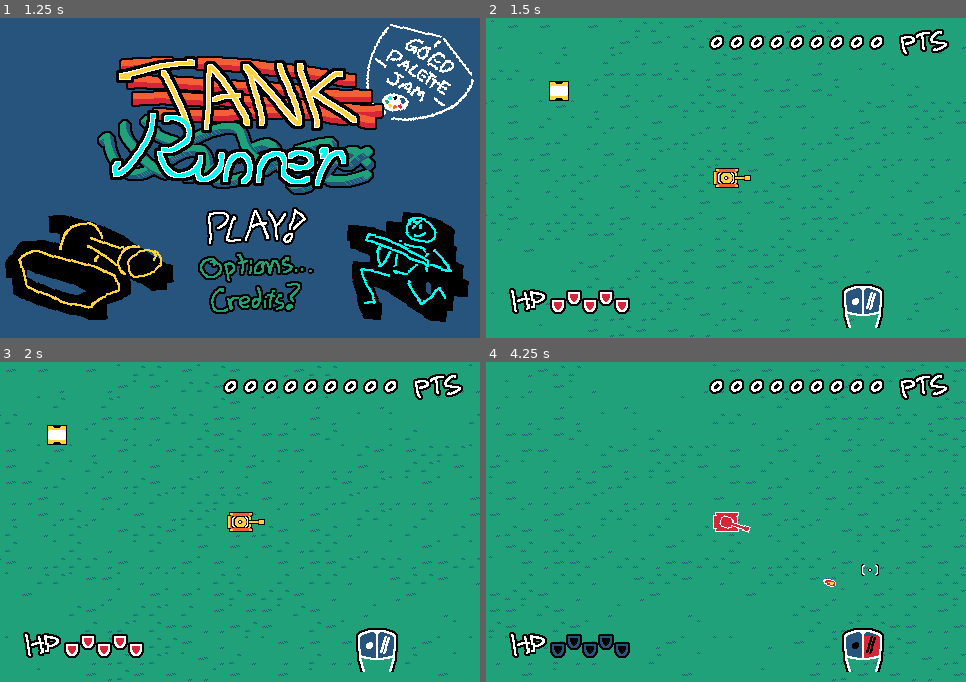
Above: before the commit, frames 1-4 (two rows, left to right).
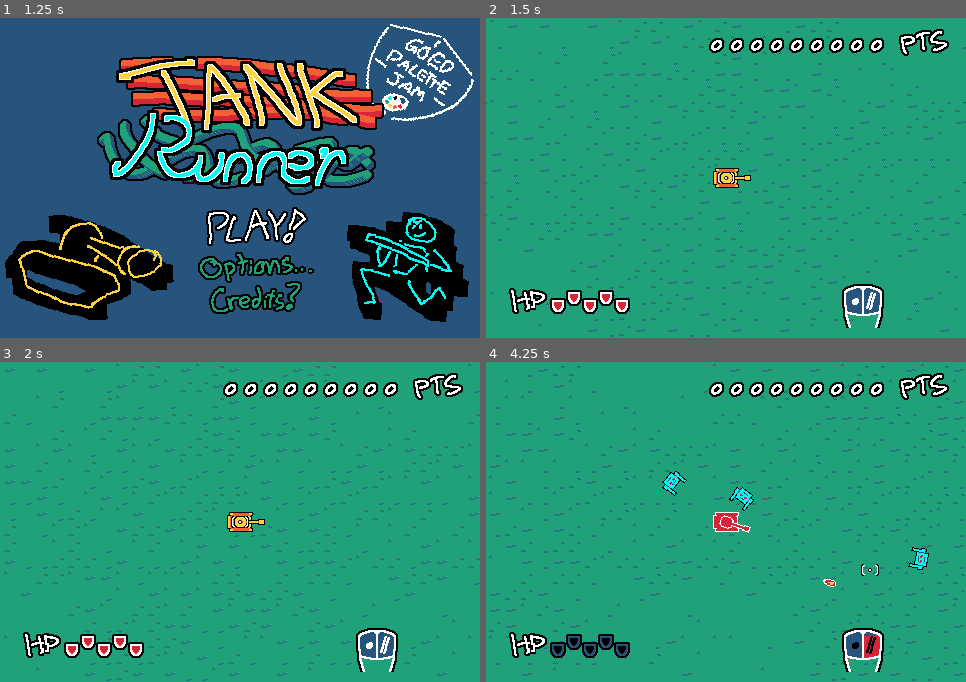
Above: after the commit, the same moments.

Repository: laffcat/jam_goed_palette
Game: Godot game, scene res://scenes/main_menu.tscn
Two runs of this game, one before a commit and one after it. Both use one fixed random seed, a clock stepped at 60 frames per second and the inputs below. Sound files missing from this copy of the repository are replaced by a short silence.
Inputs (mouse positions are in pixels of both pictures, inside the frame that each line leads up to):
- Up to frame 1 (1.25 s): move the mouse to (345, 162) at 0.52 s; hold D (right) from 0.53 s (still down); hold Space (jump) from 0.53 s (still down)
- Up to frame 2 (1.5 s): keep holding D (right); move the mouse to (630, 194) at 1.27 s; release Space (jump) at 1.28 s; click (630, 194) at 1.35 s
- Up to frame 3 (2 s): keep holding D (right); tap Space (jump) at 1.52, 1.55, 1.82 s
- Up to frame 4 (4.25 s): move the mouse to (774, 451) at 2.02 s; release D (right) at 2.03 s; hold A (left) 2.03-2.78 s; hold Right mouse button (atk2) 2.03-2.78 s; tap Space (jump) at 2.3, 2.85, 3.02, 3.32, 3.77, 3.8, 4.07 s; move the mouse to (702, 586) at 2.77 s; hold D (right) from 2.78 s (still down); move the mouse to (870, 570) at 3.52 s; press the mouse at (870, 570) at 3.53 s; tap Keypad 9 (debug_die) at 4.15 s

Frame 1 is identical in both runs. In frame 2, 1.3% of the frame differs, in the area x 13-83%, y 5-26%; in frame 3, 4.6%, in the area x 0-100%, y 0-100%; in frame 4, 1.6%.

Commit message:
top/side transition loop fully implemented

Diff:
--- a/bitFolder/side_view_intro.tscn
+++ b/bitFolder/side_view_intro.tscn
@@ -4,7 +4,7 @@
 [ext_resource type="PackedScene" uid="uid://bo54pmg5jw521" path="res://bitFolder/LevelParts/tile_map_intro.tscn" id="2_1l3gf"]
 [ext_resource type="PackedScene" uid="uid://dc4y2jqvnm60y" path="res://bitFolder/pick_up2.tscn" id="4_dst4d"]
 [ext_resource type="Texture2D" uid="uid://cqy644olc8vax" path="res://bitFolder/Assets/1bitDungeon/coin2.png" id="5_iko65"]
-[ext_resource type="PackedScene" uid="uid://bigmffbu3smfx" path="res://bitFolder/side_view_world.tscn" id="7_ko7wq"]
+[ext_resource type="PackedScene" uid="uid://cdu14b4vpdt3x" path="res://scenes/top/game_topdown.tscn" id="7_2vjqx"]
 [ext_resource type="PackedScene" uid="uid://bc08gr3ma0glj" path="res://bitFolder/side_character.tscn" id="10_ksh30"]
 [ext_resource type="PackedScene" uid="uid://c5fxcs8ic03bd" path="res://bitFolder/exit_point.tscn" id="12_5dyws"]
 [ext_resource type="PackedScene" uid="uid://bkn8idh1nrk0l" path="res://bitFolder/ui.tscn" id="13_eyo07"]
@@ -110,7 +110,7 @@
 
 [node name="Exit_point" parent="." instance=ExtResource("12_5dyws")]
 position = Vector2(160, 111)
-next_level = ExtResource("7_ko7wq")
+next_level = ExtResource("7_2vjqx")
 required_inv = 50
 
 [node name="UI" parent="." instance=ExtResource("13_eyo07")]
--- a/default_bus_layout.tres
+++ b/default_bus_layout.tres
@@ -1,10 +1,14 @@
-[gd_resource type="AudioBusLayout" load_steps=3 format=3 uid="uid://dt7o0j28p0yjj"]
+[gd_resource type="AudioBusLayout" load_steps=4 format=3 uid="uid://dt7o0j28p0yjj"]
 
 [sub_resource type="AudioEffectCompressor" id="AudioEffectCompressor_mlsuk"]
 resource_name = "Compressor"
 threshold = -10.5
 release_ms = 95.0
 sidechain = &"SFX"
+
+[sub_resource type="AudioEffectLowPassFilter" id="AudioEffectLowPassFilter_1hsg7"]
+resource_name = "LowPassFilter"
+cutoff_hz = 1.0
 
 [sub_resource type="AudioEffectCompressor" id="AudioEffectCompressor_7uebj"]
 resource_name = "Compressor"
@@ -19,6 +23,8 @@
 bus/1/send = &"Master"
 bus/1/effect/0/effect = SubResource("AudioEffectCompressor_mlsuk")
 bus/1/effect/0/enabled = true
+bus/1/effect/1/effect = SubResource("AudioEffectLowPassFilter_1hsg7")
+bus/1/effect/1/enabled = false
 bus/2/name = &"SFX"
 bus/2/solo = false
 bus/2/mute = false
--- /dev/null
+++ b/scenes/top/bunker_arrow.gd
@@ -0,0 +1,35 @@
+extends Sprite2D
+
+var active := false
+var target = null
+
+func _process(delta: float) -> void:
+	if target != null:
+		var dir := Globals.player.global_position.direction_to(target.global_position)
+		var dist := Globals.player.global_position.distance_to(target.global_position)
+		if dist > 3000: deactivate()
+		position = dir * min(120, dist - 30)
+		rotation = dir.angle()
+		material.set_shader_parameter("threshold", -.5 - dist / 3000)
+
+func activate(tgt: Node2D):
+	active = true
+	visible = true
+	target = tgt
+	var tw := create_tween()
+	$"../../SpawnerPivot/SpawnerPoint".spawn_delay_mult = .8
+	while active:
+		tw.tween_property(self, "material:shader_parameter/static_mult", .9, .9)
+		await tw.finished
+		tw.tween_property(self, "material:shader_parameter/static_mult", .5, .7)
+		await tw.finished
+	tw.kill()
+
+func deactivate():
+	active = false
+	visible = false
+	target.queue_free()
+	target = null
+	Globals.starting_score_tank = Globals.score - 50
+	material.set_shader_parameter("threshold", -2)
+	material.set_shader_parameter("static_mult", .5)
--- a/scenes/top/game_topdown.tscn
+++ b/scenes/top/game_topdown.tscn
@@ -11,13 +11,17 @@
 [ext_resource type="Texture2D" uid="uid://c27lis8oc1ee7" path="res://sprites/hud/numbers.png" id="5_je4rd"]
 [ext_resource type="PackedScene" uid="uid://cfleh6e3k6uei" path="res://scenes/top/grass.tscn" id="5_kbk52"]
 [ext_resource type="Script" path="res://scripts/top/menu_game_over.gd" id="5_npheh"]
+[ext_resource type="Shader" path="res://shaders/dither_fade.gdshader" id="6_6ylul"]
 [ext_resource type="Texture2D" uid="uid://do2xj7p51ih5m" path="res://sprites/hud/pts.png" id="6_j2lxq"]
 [ext_resource type="Texture2D" uid="uid://boehd7fjg826k" path="res://sprites/hud/hp.png" id="6_unjmp"]
 [ext_resource type="Script" path="res://scripts/misc/score_display.gd" id="6_v81ok"]
+[ext_resource type="Texture2D" uid="uid://dxl7kp6ue7cwe" path="res://sprites/hud/arrow.png" id="6_ytb75"]
 [ext_resource type="Texture2D" uid="uid://sh8bh6dfsedx" path="res://sprites/menu/pause_options.png" id="7_7vilc"]
+[ext_resource type="Texture2D" uid="uid://dhdb5fvt2gun3" path="res://shaders/static_tenth_scr.png" id="7_20e2q"]
 [ext_resource type="Texture2D" uid="uid://b6apuh562x737" path="res://sprites/hud/mouse.png" id="7_f2oc6"]
 [ext_resource type="Script" path="res://scripts/top/menu_pause.gd" id="7_sqj87"]
 [ext_resource type="Script" path="res://scenes/top/spawner_point.gd" id="8_05q0r"]
+[ext_resource type="Script" path="res://scenes/top/bunker_arrow.gd" id="8_24mvd"]
 [ext_resource type="Shader" path="res://shaders/cooldown_progress.gdshader" id="8_436t0"]
 [ext_resource type="Texture2D" uid="uid://det3jsvylumql" path="res://sprites/menu/arrow.png" id="8_ry484"]
 [ext_resource type="Texture2D" uid="uid://dlhhf17w4k5a2" path="res://sprites/hud/mouse_button.png" id="9_nf3iw"]
@@ -27,7 +31,12 @@
 [ext_resource type="Texture2D" uid="uid://c0u0mvafhoe5c" path="res://sprites/hud/highscore.png" id="18_6p6wm"]
 [ext_resource type="Texture2D" uid="uid://dixtic5ga0gkg" path="res://sprites/hud/NEW.PNG" id="19_bk8aj"]
 [ext_resource type="Texture2D" uid="uid://d2p3ree4ks111" path="res://sprites/hud/exclamationpoint.png" id="20_pgpo4"]
-[ext_resource type="PackedScene" uid="uid://bg4p3ab452gmx" path="res://scenes/top/world/bunker.tscn" id="21_no8i6"]
+
+[sub_resource type="ShaderMaterial" id="ShaderMaterial_sshbh"]
+shader = ExtResource("6_6ylul")
+shader_parameter/static_mult = 0.5
+shader_parameter/threshold = -2.0
+shader_parameter/static = ExtResource("7_20e2q")
 
 [sub_resource type="TileSetAtlasSource" id="TileSetAtlasSource_g5i0k"]
 texture = ExtResource("5_je4rd")
@@ -114,15 +123,19 @@
 
 [node name="EnemyRoot" type="Node2D" parent="."]
 
-[node name="Bunker" parent="." instance=ExtResource("21_no8i6")]
-position = Vector2(-154, -87)
-
 [node name="PlayerTopDown" parent="." instance=ExtResource("2_pi1rp")]
 
 [node name="Camera2D" type="Camera2D" parent="PlayerTopDown"]
 script = ExtResource("4_tpic3")
 
 [node name="HUD" type="Node2D" parent="PlayerTopDown/Camera2D"]
+
+[node name="BunkerArrow" type="Sprite2D" parent="PlayerTopDown/Camera2D/HUD"]
+visible = false
+material = SubResource("ShaderMaterial_sshbh")
+position = Vector2(-95, 34)
+texture = ExtResource("6_ytb75")
+script = ExtResource("8_24mvd")
 
 [node name="ScoreDisplay" type="TileMapLayer" parent="PlayerTopDown/Camera2D/HUD"]
 position = Vector2(160, -120)
--- a/scenes/top/player/beam_tank.tscn
+++ b/scenes/top/player/beam_tank.tscn
@@ -4,7 +4,7 @@
 [ext_resource type="Texture2D" uid="uid://sa53wq1i5vpd" path="res://sprites/topdown/player/tank_beam.png" id="2_3hcnf"]
 
 [sub_resource type="CircleShape2D" id="CircleShape2D_nad8y"]
-radius = 14.0
+radius = 16.0
 
 [node name="BulletTank" type="Node2D"]
 script = ExtResource("1_jvcv8")
@@ -15,6 +15,7 @@
 monitorable = false
 
 [node name="CollisionShape2D" type="CollisionShape2D" parent="Area2D"]
+rotation = -0.00108774
 shape = SubResource("CircleShape2D_nad8y")
 
 [node name="Sprite2D" type="Sprite2D" parent="."]
--- a/scenes/top/spawner_point.gd
+++ b/scenes/top/spawner_point.gd
@@ -26,7 +26,10 @@
 
 
 func spawn():
-	$"..".rotate(deg_to_rad(randi_range(70, 130)))
+	if Globals.player.speed_current > 50.0:
+		$"..".rotation = Globals.player.vel_dir.rotated(deg_to_rad(randi_range(-30, 30))).angle()
+	else:
+		$"..".rotate(deg_to_rad(randi_range(-70, 120)))
 	var new_spawn : EnemyTop = ROBIT.instantiate()
 	$"../../../../EnemyRoot".add_child(new_spawn)
 	new_spawn.global_position = global_position
--- /dev/null
+++ b/scenes/top/world/bunker_destroyed.gd
@@ -0,0 +1,11 @@
+extends Node2D
+
+
+# Called when the node enters the scene tree for the first time.
+func _ready() -> void:
+	var shpee := true
+	while shpee:
+		await get_tree().create_timer(10.0).timeout
+		if global_position.distance_to(Globals.player.global_position) > 2000:
+			shpee = false
+			queue_free()
--- /dev/null
+++ b/scenes/top/world/bunker_destroyed.tscn
@@ -0,0 +1,22 @@
+[gd_scene load_steps=4 format=3 uid="uid://bsow3umyo1fgq"]
+
+[ext_resource type="Script" path="res://scenes/top/world/bunker_destroyed.gd" id="1_kmncm"]
+[ext_resource type="Texture2D" uid="uid://cdr46vvn41jxl" path="res://sprites/topdown/world/bunker.png" id="2_ss4su"]
+
+[sub_resource type="CircleShape2D" id="CircleShape2D_jgk1v"]
+radius = 11.0
+
+[node name="Bunker" type="Node2D"]
+script = ExtResource("1_kmncm")
+
+[node name="StaticBody2D" type="StaticBody2D" parent="."]
+collision_layer = 6
+collision_mask = 0
+
+[node name="CollisionShape2D" type="CollisionShape2D" parent="StaticBody2D"]
+shape = SubResource("CircleShape2D_jgk1v")
+
+[node name="Bunker" type="Sprite2D" parent="."]
+texture = ExtResource("2_ss4su")
+hframes = 2
+frame = 1
--- a/scripts/globals.gd
+++ b/scripts/globals.gd
@@ -12,6 +12,7 @@
 		emit_signal("score_updated")
 var score_high := 0
 
+
 const HALF_SCR = Vector2(240, 160)
 
 var main : Node2D
@@ -20,11 +21,26 @@
 
 var bunker_level_pool_full : Array[String] = []
 var bunker_level_pool : Array[String] = []
-func pull_bunker_level() -> String:
+func pop_bunker_level() -> String:
 	if bunker_level_pool == []: bunker_level_pool = bunker_level_pool_full.duplicate()
-	var index := randi_range(0, len(bunker_level_pool) - 1)
-	var pull : String = bunker_level_pool.pop_at(index)
-	return pull
+	return bunker_level_pool.pop_at( randi_range(0, len(bunker_level_pool) - 1) )
+
+var tutorial_done := false
+var last_health_tank := 0
+var last_health_runner := 0
+var starting_score_tank := 0
+
+
+func game_init():
+	MusicGlobal.play()
+	score = 0
+	last_health_tank = 0
+	last_health_runner = 0
+	starting_score_tank = 0
+
+func game_end():
+	tutorial_done = false
+
 
 #var menus_active := false
 var menu_current = null:
--- a/scripts/top/bunker.gd
+++ b/scripts/top/bunker.gd
@@ -7,4 +7,6 @@
 	#print(str(body.global_position.distance_to(global_position)))
 	if body is PlayerTop and body.global_position.distance_to(global_position) < 30:
 		#print("...with in-range player")
+		Globals.last_health_tank = Globals.player.hp
+		Globals.tutorial_done = true
 		get_tree().change_scene_to_file(dest)
--- a/scripts/top/camera.gd
+++ b/scripts/top/camera.gd
@@ -2,6 +2,8 @@
 
 
 const TILE_SIZE := Vector2i(480, 320)
+
+const BUNKER = preload("res://scenes/top/world/bunker.tscn")
 
 var bg_tile_current := Vector2i.ZERO
 @onready var bg_tiles_root: Node2D = $"../../Grass"
@@ -17,6 +19,15 @@
 		loop_bg(tile_diff)
 		bg_tile_current = new_tile
 
+		if Globals.score - Globals.starting_score_tank > 100 and $HUD/BunkerArrow.target == null:
+			var bunk = BUNKER.instantiate()
+			$"../../EnemyRoot".add_child(bunk)
+			bunk.global_position = Globals.player.global_position \
+				.normalized() \
+				.rotated(deg_to_rad(randi_range(-50, 50))) \
+				* 2000
+			$HUD/BunkerArrow.activate(bunk)
+
 
 func get_current_bg_tile() -> Vector2i:
 	# Divide position data to get current "tile", which essentially points to edges/corners between grass.tscn chunks.
--- a/scripts/top/menu_game_over.gd
+++ b/scripts/top/menu_game_over.gd
@@ -9,4 +9,5 @@
 
 func receive_input(event: InputEvent):
 	if event.is_action_pressed("jump"):
+		Globals.game_end()
 		get_tree().reload_current_scene()
--- a/scripts/top/menu_pause.gd
+++ b/scripts/top/menu_pause.gd
@@ -22,6 +22,7 @@
 				$PauseOptions/Arrow.position = $PauseOptions/Exit.position
 		Opt.EXIT:
 			if event.is_action_pressed("jump"):
+				Globals.game_end()
 				get_tree().change_scene_to_file("res://scenes/main_menu.tscn")
 			if event.is_action_pressed("up") or event.is_action_pressed("down"):
 				current = Opt.RESET
--- a/scripts/top/player/player_top.gd
+++ b/scripts/top/player/player_top.gd
@@ -10,7 +10,7 @@
 const TURNING = 5.0
 
 var speed_current := 0.0
-var vel_dir := Vector2.ZERO
+var vel_dir := Vector2(1.0, 0.0)
 var tween_shoot : Tween
 var can_shoot := true
 var can_beam := true
@@ -46,12 +46,24 @@
 	Globals.paused.connect(pause)
 	Globals.unpaused.connect(unpause)
 	Globals.player = self
-	await get_tree().create_timer(.1).timeout
-	invuln = false
 	if OS.get_name() != "HTML5":
 		MusicGlobal.pitch_scale = 1
 		MusicGlobal.volume_db = -9.0
-	MusicGlobal.play()
+		AudioServer.get_bus_effect(1, 1).cutoff_hz = 1
+		AudioServer.set_bus_effect_enabled(1, 1, false)
+	if !Globals.tutorial_done:
+		Globals.game_init()
+	else:
+		Globals.starting_score_tank = Globals.score
+		$Camera2D/HUD/ScoreDisplay.draw_score()
+		var bunkorpse = load("res://scenes/top/world/bunker_destroyed.tscn").instantiate()
+		$"../EnemyRoot".add_child(bunkorpse)
+		bunkorpse.global_position = round(40 * Vector2.UP.rotated(deg_to_rad(randi_range(1, 360))))
+		hp = (min(5, Globals.last_health_tank + 2))
+		update_hp_meter()
+
+	await get_tree().create_timer(.1).timeout
+	invuln = false
 
 
 func _process(delta: float) -> void:
@@ -148,7 +160,7 @@
 	hp -= 1
 	update_hp_meter()
 	await get_tree().create_timer(.6).timeout
-	if hp > 0:
+	if hp > 0: # still kickin
 		sprite(0)
 		await get_tree().create_timer(.25).timeout
 		invuln = false
@@ -156,7 +168,7 @@
 			if each is EnemyTop and each.global_position.distance_to(global_position) < 20:
 				hurt()
 				break
-	else:
+	else: # dead
 		var t := MusicGlobal.get_playback_position()
 		MusicGlobal.stop()
 		$SFX/GameOver.play()
@@ -165,9 +177,13 @@
 		Globals.menu_current = $Camera2D/MenuGameOver
 		await get_tree().create_timer(3.0).timeout
 		if !OS.get_name() == "HTML5":
-			MusicGlobal.volume_db = -13.0
+			AudioServer.set_bus_effect_enabled(1, 1, true)
+			MusicGlobal.volume_db = -11.0
 			MusicGlobal.pitch_scale = .8
 			MusicGlobal.play(t)
+			var tween_filter = create_tween()
+			$TankTop/SprTankBarrel.position.x = 5.5
+			tween_filter.tween_property(AudioServer.get_bus_effect(1, 1), "cutoff_hz", 900, 3.2)
 
 func update_hp_meter():
 	for each in 6:
--- /dev/null
+++ b/shaders/dither_fade.gdshader
@@ -0,0 +1,17 @@
+shader_type canvas_item;
+
+uniform sampler2D static: repeat_enable;
+uniform float static_mult : hint_range(0.0, 1.0) = 1.0;
+uniform float threshold : hint_range(-3.0, 2.0) = .5;
+
+float gtz(float input) { return max(0, sign(input)); }
+// returns 1 if input > 0, else 0
+
+void fragment() {
+	COLOR.a = gtz( (texture(static, SCREEN_UV * 10.0).r * static_mult + UV.x + threshold) * COLOR.a );
+}
+
+//void light() {
+	// Called for every pixel for every light affecting the CanvasItem.
+	// Uncomment to replace the default light processing function with this one.
+//}
Not shown: 1 places in scenes/top/game_topdown.tscn that only renumber resources
Binary file added: shaders/static_tenth_scr.png
Not shown, added: shaders/static_tenth_scr.png.import
Binary file changed: sprites/hud/arrow.png
Binary file changed: sprites/hud/numbers.png
